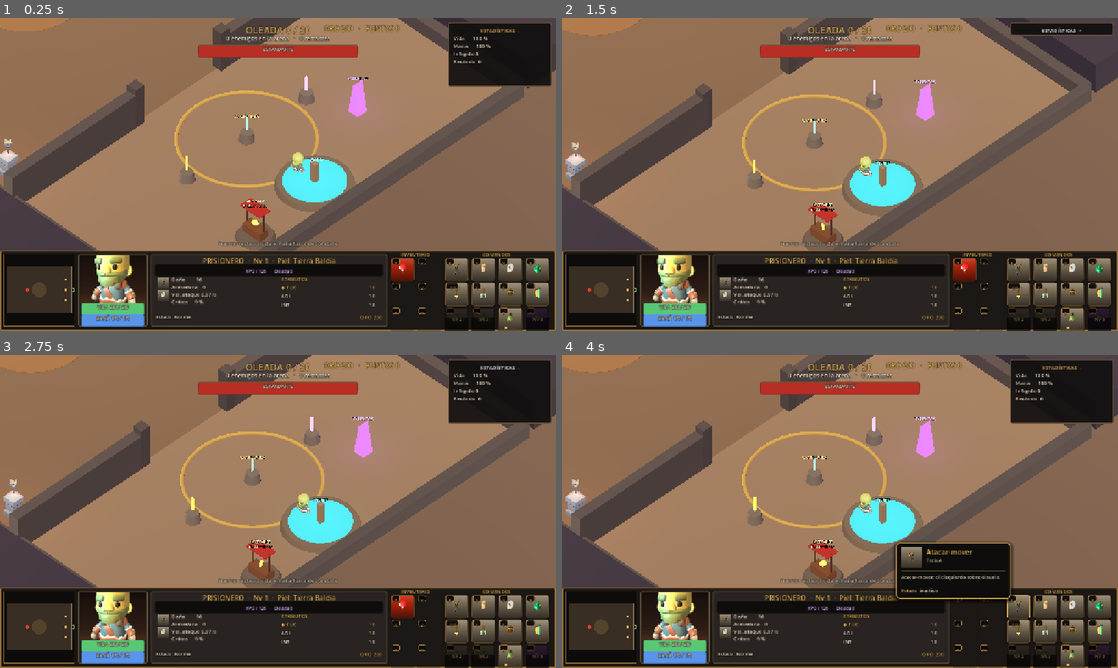
Above: before the commit, frames 1-4 (two rows, left to right).
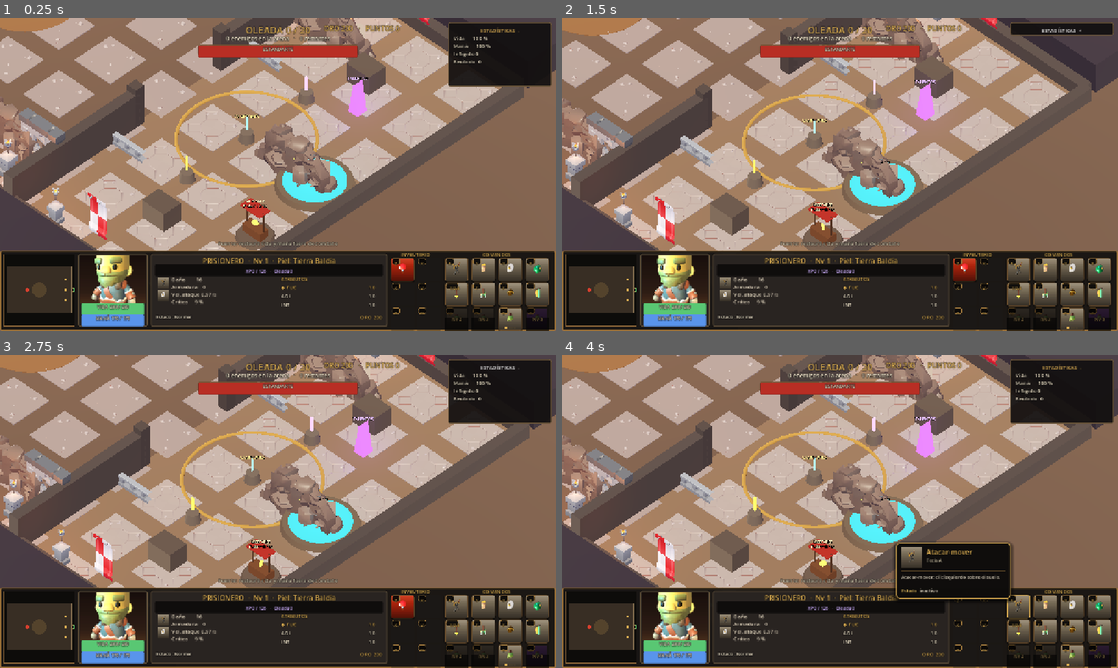
Above: after the commit, the same moments.

Repository: Chary-lab/gladiators-revenge
Game: Godot game, scene res://scenes/main.tscn
Two runs of this game, one before a commit and one after it. Both use one fixed random seed, a clock stepped at 60 frames per second and the inputs below.
Inputs (mouse positions are in pixels of both pictures, inside the frame that each line leads up to):
- Up to frame 1 (0.25 s): no input
- Up to frame 2 (1.5 s): tap Enter at 0.5, 0.6 s; move the mouse to (962, 158) at 0.52 s; hold W 0.53-1.25 s; click (962, 158) at 0.67 s; click "ESTADÍSTICAS -" at 1.25 s
- Up to frame 3 (2.75 s): click "ESTADÍSTICAS +" at 2 s
- Up to frame 4 (4 s): click (962, 605) at 2.75 s; click (1017, 605) at 3.5 s

The runs differ from the first frame. In frame 1, 23% of the frame differs, in the area x 0-90%, y 0-75%; in frame 2, 24%, in the area x 0-91%, y 0-75%; in frame 3, 24%; in frame 4, 24%.
Error before the commit: Invalid access to property or key 'agitar' on a base object of type 'Camera3D (ArenaCamera)'. (res://scripts/game/Arena.gd:1256)

Commit message:
feat(v2): arena más llena, efectos de combate y habilidades mejorados
- Suelo de arena con meshes KayKit (tierra y baldosas) en lugar de planos planos
- Decoración mejorada: más columnas, antorchas, banderas, muros derruidos, escombros y barreras
- Efectos visuales de habilidades: destello central y partículas de impacto al lanzar
- Partículas de muerte en enemigos al morir
- Números de daño más grandes con efecto pop inicial
- Cámara con screen shake más intenso al recibir daño
- Tooltip más minimalista (260px, texto 10px)

Diff:
--- a/scripts/effects/AbilityEffect.gd
+++ b/scripts/effects/AbilityEffect.gd
@@ -336,3 +336,49 @@
 		material_domo.emission_energy_multiplier = 1.0
 		domo.material_override = material_domo
 		add_child(domo)
+
+	# Destello central al lanzar la habilidad.
+	var destello := MeshInstance3D.new()
+	var esfera_destello := SphereMesh.new()
+	esfera_destello.radius = _radio * 0.15
+	esfera_destello.radial_segments = 16
+	esfera_destello.rings = 8
+	destello.mesh = esfera_destello
+	destello.position.y = 0.08
+	var material_destello := StandardMaterial3D.new()
+	material_destello.albedo_color = _color
+	material_destello.emission_enabled = true
+	material_destello.emission = _color
+	material_destello.emission_energy_multiplier = 4.0
+	material_destello.shading_mode = BaseMaterial3D.SHADING_MODE_UNSHADED
+	material_destello.cull_mode = BaseMaterial3D.CULL_DISABLED
+	destello.material_override = material_destello
+	add_child(destello)
+	var tween_d := destello.create_tween()
+	tween_d.set_parallel(true)
+	tween_d.tween_property(destello, "scale", Vector3.ONE * 3.0, 0.25).set_ease(Tween.EASE_OUT)
+	tween_d.tween_property(material_destello, "emission_energy_multiplier", 0.0, 0.25)
+	tween_d.chain().tween_callback(destello.queue_free)
+
+	# Partículas de impacto: cubos pequeños que salen disparados desde el centro.
+	if _duracion <= 0.0:
+		for i in range(6):
+			var particula := MeshInstance3D.new()
+			var cubo := BoxMesh.new()
+			cubo.size = Vector3(0.12, 0.12, 0.12)
+			particula.mesh = cubo
+			var angulo := float(i) * TAU / 6.0
+			var dir := Vector3(cos(angulo), 0.4, sin(angulo))
+			var material_p := StandardMaterial3D.new()
+			material_p.albedo_color = _color
+			material_p.emission_enabled = true
+			material_p.emission = _color
+			material_p.emission_energy_multiplier = 3.0
+			material_p.shading_mode = BaseMaterial3D.SHADING_MODE_UNSHADED
+			particula.material_override = material_p
+			add_child(particula)
+			var tween_p := particula.create_tween()
+			var destino_p := global_position + dir * _radio
+			tween_p.tween_property(particula, "global_position", destino_p, 0.4).set_ease(Tween.EASE_OUT)
+			tween_p.tween_property(material_p, "emission_energy_multiplier", 0.0, 0.4)
+			tween_p.chain().tween_callback(particula.queue_free)
--- a/scripts/enemies/ArenaEnemy.gd
+++ b/scripts/enemies/ArenaEnemy.gd
@@ -469,3 +469,24 @@
 	murio.emit(recompensa)
 	if _gestor != null and is_instance_valid(_gestor) and _gestor.has_method("al_morir_enemigo"):
 		_gestor.al_morir_enemigo(recompensa, xp_recompensa)
+
+	# Partículas de muerte: cubos que saltan hacia arriba.
+	for i in range(8):
+		var p := MeshInstance3D.new()
+		var c := BoxMesh.new()
+		c.size = Vector3(0.15, 0.15, 0.15)
+		p.mesh = c
+		var ang := float(i) * TAU / 8.0
+		var d := Vector3(cos(ang), 0.7, sin(ang))
+		var mat := StandardMaterial3D.new()
+		mat.albedo_color = Color(0.9, 0.3, 0.3)
+		mat.emission_enabled = true
+		mat.emission = Color(0.9, 0.3, 0.3)
+		mat.emission_energy_multiplier = 2.0
+		mat.shading_mode = BaseMaterial3D.SHADING_MODE_UNSHADED
+		p.material_override = mat
+		add_child(p)
+		var tp := p.create_tween()
+		tp.tween_property(p, "global_position", global_position + d * 2.5, 0.6).set_ease(Tween.EASE_OUT)
+		tp.tween_property(mat, "emission_energy_multiplier", 0.0, 0.6)
+		tp.chain().tween_callback(p.queue_free)
--- a/scripts/game/Arena.gd
+++ b/scripts/game/Arena.gd
@@ -921,12 +921,31 @@
 	forma.position.y = -0.5
 	suelo.add_child(forma)
 
-	var visual := MeshInstance3D.new()
-	var plano := PlaneMesh.new()
-	plano.size = Vector2(ANCHO, LARGO)
-	visual.mesh = plano
-	visual.material_override = _material(Color(0.36, 0.29, 0.22))
-	suelo.add_child(visual)
+	# Suelo de la arena usando meshes de KayKit para que no se vea plano.
+	var suelo_tierra := load("res://assets/kaykit/dungeon/floor_dirt_large.gltf.glb") as PackedScene
+	var suelo_baldosa := load("res://assets/kaykit/dungeon/floor_tile_large.gltf.glb") as PackedScene
+
+	# Tiles de tierra en el área de combate principal.
+	if suelo_tierra != null:
+		for x in range(-int(ANCHO * 0.5), int(ANCHO * 0.5), 6):
+			for z in range(-int(LARGO * 0.5), int(LARGO * 0.5), 6):
+				var tile := suelo_tierra.instantiate() as Node3D
+				if tile != null:
+					tile.position = Vector3(float(x) + 3.0, 0.0, float(z) + 3.0)
+					tile.scale = Vector3.ONE * 1.05
+					add_child(tile)
+					suelo.add_child(tile)
+
+	# Baldosas en la zona segura (base).
+	if suelo_baldosa != null:
+		for x in range(int(BORDE_ARENA + 2), int(ANCHO * 0.5), 6):
+			for z in range(-int(LARGO * 0.5), int(LARGO * 0.5), 6):
+				var tile := suelo_baldosa.instantiate() as Node3D
+				if tile != null:
+					tile.position = Vector3(float(x) + 3.0, 0.015, float(z) + 3.0)
+					tile.scale = Vector3.ONE * 1.05
+					add_child(tile)
+
 	add_child(suelo)
 
 	# Terreno exterior: evita que la cámara enseñe el vacío en las esquinas.
@@ -983,14 +1002,17 @@
 
 
 ## Props modulares de KayKit: columnas, antorchas, estandartes y cobertura.
+## La arena se llena con elementos visuales para que no se vea vacía.
 func _crear_decoracion() -> void:
 	var columna := load("res://assets/kaykit/dungeon/column.gltf.glb") as PackedScene
 	var antorcha := load("res://assets/kaykit/dungeon/torch_lit.gltf.glb") as PackedScene
 	var banderin := load("res://assets/kaykit/dungeon/banner_red.gltf.glb") as PackedScene
+	var banderin_patron := load("res://assets/kaykit/dungeon/banner_patternA_red.gltf.glb") as PackedScene
 	var muro_roto := load("res://assets/kaykit/dungeon/wall_broken.gltf.glb") as PackedScene
 	var escombro := load("res://assets/kaykit/dungeon/rubble_large.gltf.glb") as PackedScene
-
-	# Cuatro columnas en las esquinas de la arena, con antorchas cálidas.
+	var barrera := load("res://assets/kaykit/dungeon/barrier.gltf.glb") as PackedScene
+
+	# Columnas y antorchas en las cuatro esquinas de la arena.
 	var esquinas := [
 		Vector3(-ANCHO * 0.5 + 3.0, 0, -LARGO * 0.5 + 3.0),
 		Vector3(-ANCHO * 0.5 + 3.0, 0, LARGO * 0.5 - 3.0),
@@ -1007,22 +1029,56 @@
 		luz.light_color = Color(1.0, 0.58, 0.26)
 		add_child(luz)
 
-	# Ritmo visual en los muros norte y sur de la arena.
-	for x in [-22.0, -8.0, 4.0]:
+	# Columnas adicionales a lo largo de los muros norte y sur.
+	for x in [-26.0, -16.0, -6.0, 4.0, 14.0]:
 		_instanciar_prop(columna, Vector3(x, 0, -LARGO * 0.5 + 1.6), 1.5)
 		_instanciar_prop(columna, Vector3(x, 0, LARGO * 0.5 - 1.6), 1.5)
-
-	for x in [-18.0, 0.0]:
+		_instanciar_prop(antorcha, Vector3(x, 2.8, -LARGO * 0.5 + 1.6), 1.2)
+		_instanciar_prop(antorcha, Vector3(x, 2.8, LARGO * 0.5 - 1.6), 1.2)
+		var luz_n := OmniLight3D.new()
+		luz_n.position = Vector3(x, 3.1, -LARGO * 0.5 + 1.6)
+		luz_n.omni_range = 8.0
+		luz_n.light_energy = 1.0
+		luz_n.light_color = Color(1.0, 0.55, 0.25)
+		add_child(luz_n)
+		var luz_s := OmniLight3D.new()
+		luz_s.position = Vector3(x, 3.1, LARGO * 0.5 - 1.6)
+		luz_s.omni_range = 8.0
+		luz_s.light_energy = 1.0
+		luz_s.light_color = Color(1.0, 0.55, 0.25)
+		add_child(luz_s)
+
+	# Banderas y estandartes en los muros.
+	for x in [-22.0, -8.0, 6.0, 20.0]:
 		_instanciar_prop(banderin, Vector3(x, 2.2, -LARGO * 0.5 + 1.1), 1.35)
-
-	# Cobertura: muros derruidos y escombros, siempre fuera del carril central.
+		_instanciar_prop(banderin_patron, Vector3(x, 2.2, LARGO * 0.5 - 1.1), 1.35)
+
+	# Cobertura: muros derruidos y escombros distribuidos por la arena.
+	_instanciar_prop(muro_roto, Vector3(-24.0, 0, -10.0), 1.3)
+	_instanciar_prop(muro_roto, Vector3(-24.0, 0, 10.0), 1.3)
 	_instanciar_prop(muro_roto, Vector3(-19.0, 0, -6.0), 1.2)
 	_instanciar_prop(muro_roto, Vector3(-19.0, 0, 6.0), 1.2)
+	_instanciar_prop(muro_roto, Vector3(BORDE_ARENA - 2.0, 0, -14.0), 1.1)
+	_instanciar_prop(muro_roto, Vector3(BORDE_ARENA - 2.0, 0, 14.0), 1.1)
+
+	_instanciar_prop(escombro, Vector3(-17.0, 0, -14.0), 1.1)
 	_instanciar_prop(escombro, Vector3(-13.0, 0, 10.0), 1.0)
 	_instanciar_prop(escombro, Vector3(-4.0, 0, -10.0), 0.9)
+	_instanciar_prop(escombro, Vector3(4.0, 0, 14.0), 1.0)
+	_instanciar_prop(escombro, Vector3(14.0, 0, -14.0), 1.1)
 	_instanciar_prop(escombro, Vector3(-25.0, 0, 0.0), 1.1)
+	_instanciar_prop(escombro, Vector3(24.0, 0, 0.0), 1.1)
+
+	# Barreras bajas en los bordes laterales de la arena.
+	_instanciar_prop(barrera, Vector3(-29.0, 0, -8.0), 1.0)
+	_instanciar_prop(barrera, Vector3(-29.0, 0, 8.0), 1.0)
+	_instanciar_prop(barrera, Vector3(BORDE_ARENA + 2.0, 0, -8.0), 1.0)
+	_instanciar_prop(barrera, Vector3(BORDE_ARENA + 2.0, 0, 8.0), 1.0)
+
 	_crear_caja_estatica(Vector3(-19.0, 1.0, -6.0), Vector3(2.6, 2.0, 2.0), Color(0.28, 0.25, 0.22))
 	_crear_caja_estatica(Vector3(-19.0, 1.0, 6.0), Vector3(2.6, 2.0, 2.0), Color(0.28, 0.25, 0.22))
+	_crear_caja_estatica(Vector3(20.0, 1.0, -12.0), Vector3(2.6, 2.0, 2.0), Color(0.28, 0.25, 0.22))
+	_crear_caja_estatica(Vector3(20.0, 1.0, 12.0), Vector3(2.6, 2.0, 2.0), Color(0.28, 0.25, 0.22))
 
 
 func _instanciar_prop(escena: PackedScene, pos: Vector3, escala: float) -> void:
--- a/scripts/game/ArenaCamera.gd
+++ b/scripts/game/ArenaCamera.gd
@@ -14,6 +14,11 @@
 var _shake_intensity := 0.0
 var _shake_decay := 8.0
 var _shake_offset := Vector3.ZERO
+
+## Activa el screen shake con una intensidad dada. Se llama al recibir daño.
+func agitar(intensidad := 0.5) -> void:
+	_shake_timer = 0.25
+	_shake_intensity = maxf(_shake_intensity, intensidad)
 
 
 func _ready() -> void:
--- a/scripts/ui/DamageNumbers.gd
+++ b/scripts/ui/DamageNumbers.gd
@@ -50,16 +50,19 @@
 		etiqueta.text = "%d" % int(round(cantidad))
 
 	etiqueta.global_position = posicion + Vector3(randf_range(-0.25, 0.25), 1.7, 0.0)
-	etiqueta.font_size = 72 if critico else 52
-	etiqueta.scale = Vector3.ONE * (1.35 if critico else 1.0)
+	etiqueta.font_size = 80 if critico else 60
+	etiqueta.scale = Vector3.ONE * 0.5
 	etiqueta.visible = true
 	etiqueta.modulate.a = 1.0
+	var tarjeta_pop := etiqueta.create_tween()
+	tarjeta_pop.tween_property(etiqueta, "scale", Vector3.ONE * (1.5 if critico else 1.2), 0.1)
 
 	if etiqueta.has_meta("tween"):
 		var anterior: Tween = etiqueta.get_meta("tween")
 		if anterior != null and anterior.is_valid():
 			anterior.kill()
 
+	# Animación de salida y desvanecimiento
 	var tween := etiqueta.create_tween()
 	etiqueta.set_meta("tween", tween)
 	tween.set_parallel(true)
